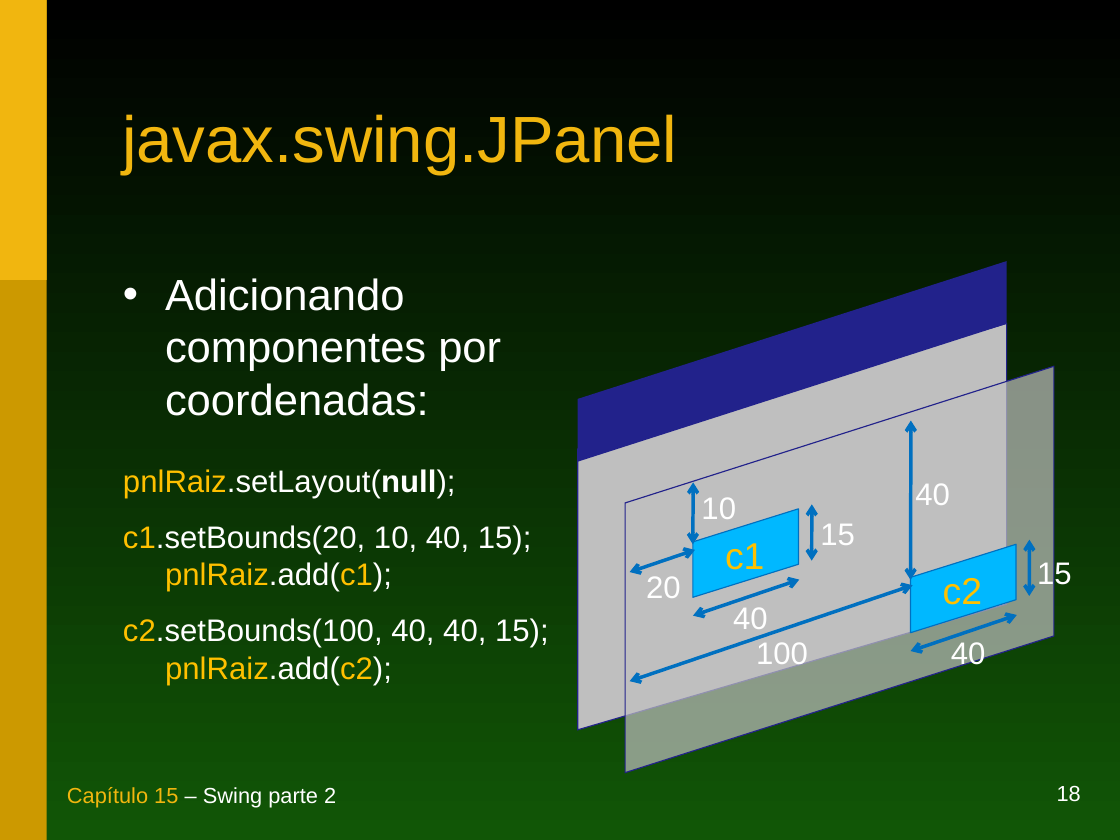
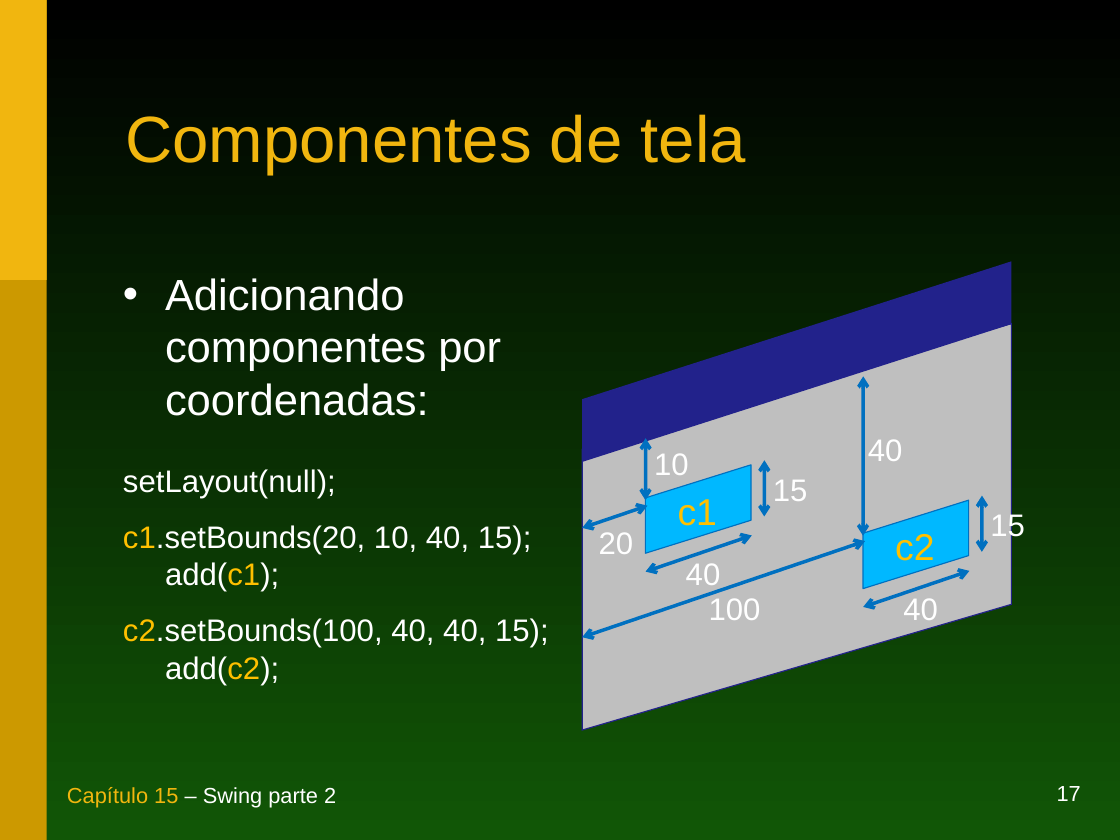
Before and after one commit to duchesqui/slzvieira-training, a slide deck: slide 17 of 1-Java-Programmer-Modulo-I/16.Capitulo15.ppt (slide 18 before the commit). Drawn at 1120x840 pixels with LibreOffice and Linux fonts; fonts in the diff are those of the drawing. Boxes give left, top, right and bottom in pixels: in the first picture for what was removed or moved away, otherwise in the second. Text is boxed around its words. In the diff, an @@ line names an element or a change of style, - is before the commit and + after.

```diff
--- a/1-Java-Programmer-Modulo-I/16.Capitulo15.ppt
+++ b/1-Java-Programmer-Modulo-I/16.Capitulo15.ppt
@@ title at [125,114,746,174]: text changed @@
-javax.swing.JPanel
+Componentes de tela
@@ parallelogram: place and size @@
-parallelogram at [578,261,1007,461]
+parallelogram at [582,261,1011,461]
@@ parallelogram: place and size @@
-parallelogram at [578,324,1007,730]
+parallelogram at [582,324,1011,730]
@@ parallelogram removed at [625,366,1054,773] @@
@@ text at [123,469,549,685]: text changed @@
-pnlRaiz.setLayout(null);
-c1.setBounds(20, 10, 40, 15);
-pnlRaiz.add(c1);
-c2.setBounds(100, 40, 40, 15);
-pnlRaiz.add(c2);
+setLayout(null);
+c1.setBounds(20, 10, 40, 15);
+add(c1);
+c2.setBounds(100, 40, 40, 15);
+add(c2);
@@ 4 texts, 3 double arrows, 1 parallelogram: place and size @@
-4 texts, 3 double arrows, 1 parallelogram at [693,483,1016,635]
+4 texts, 3 double arrows, 1 parallelogram at [645,438,968,591]
@@ 6 texts, 5 double arrows, 1 parallelogram: place and size @@
-6 texts, 5 double arrows, 1 parallelogram at [629,420,1072,681]
+6 texts, 5 double arrows, 1 parallelogram at [582,376,1025,637]
@@ page number at [1057,786,1081,801]: text changed @@
-18
+17
```
Also in this commit, not shown: 13 other slides changed, 3 slides added, 4 slides removed, 3 other files.
